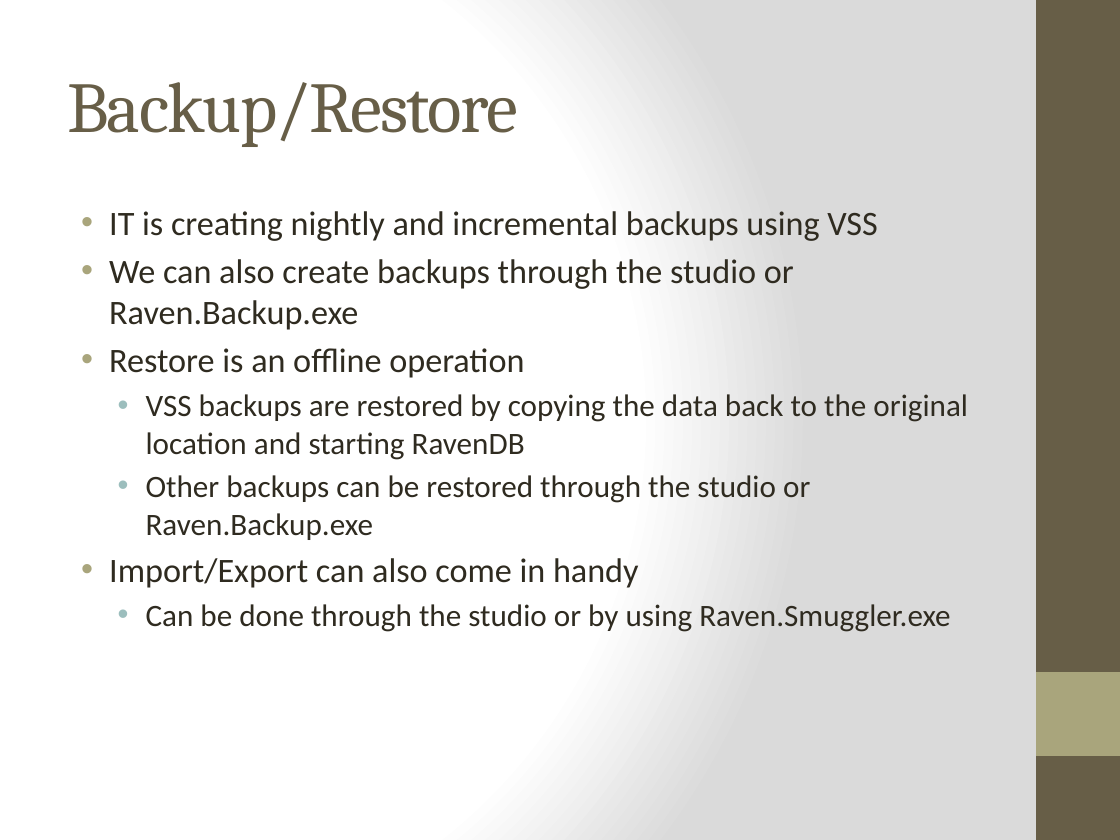
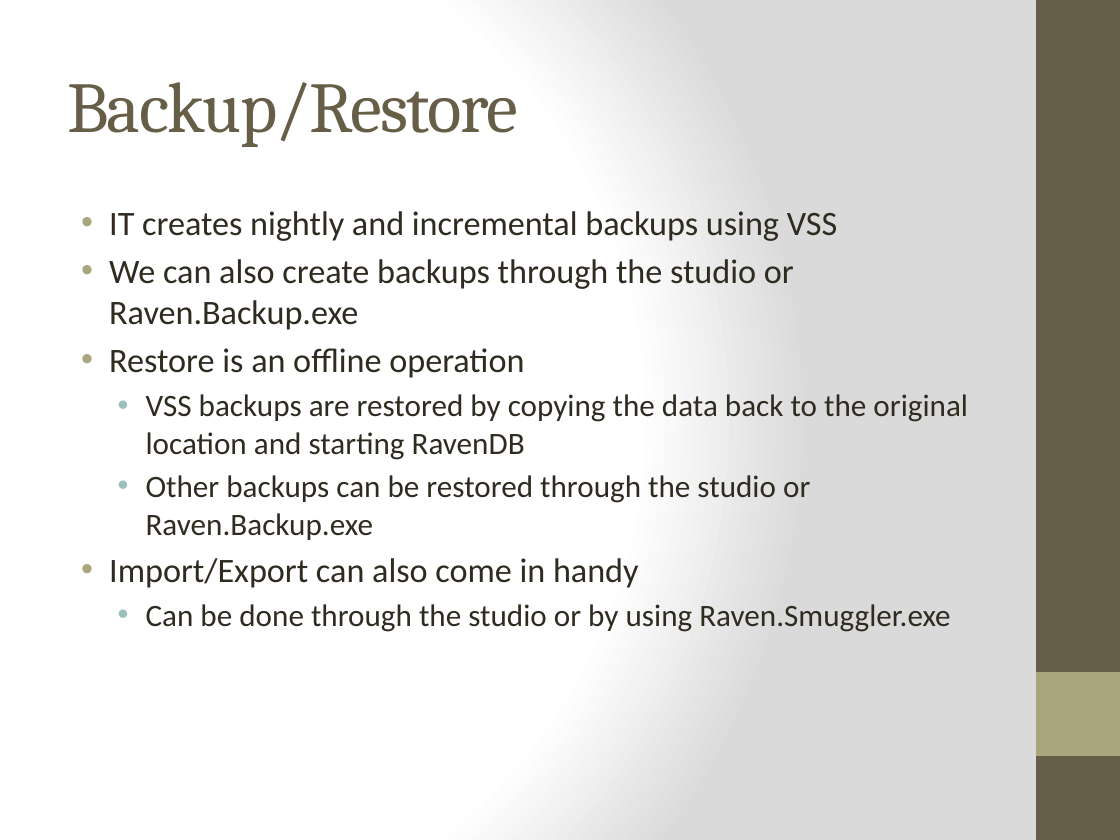
Before and after one commit to RyanHauert/presentations-ravendb, a slide deck: slide 8 of docs/RavenDB.pptx. Drawn at 1120x840 pixels with LibreOffice and Linux fonts; fonts in the diff are those of the drawing. Boxes give left, top, right and bottom in pixels: in the first picture for what was removed or moved away, otherwise in the second. Text is boxed around its words. In the diff, an @@ line names an element or a change of style, - is before the commit and + after.

```diff
--- a/docs/RavenDB.pptx
+++ b/docs/RavenDB.pptx
@@ text at box(109, 211, 838, 241): text changed @@
-• IT is creating nightly and incremental backups using VSS
+• IT creates nightly and incremental backups using VSS
```
Also in this commit, not shown: 5 other slides changed.
